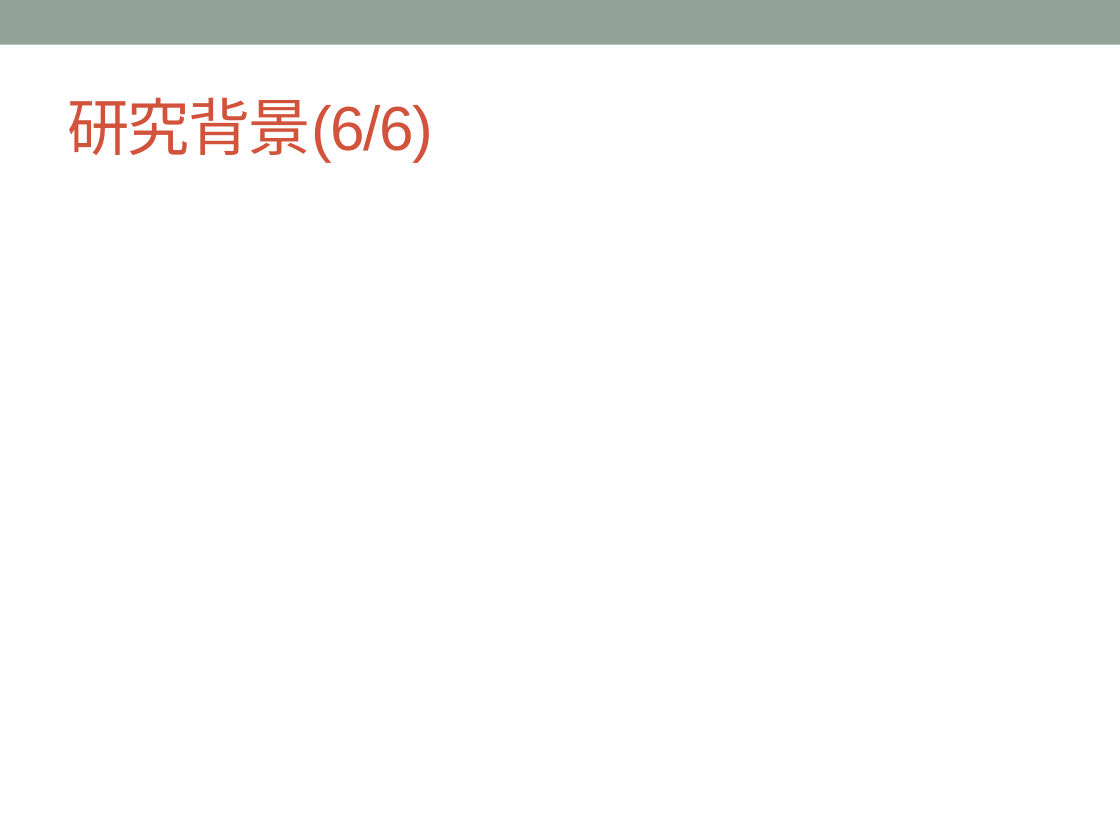
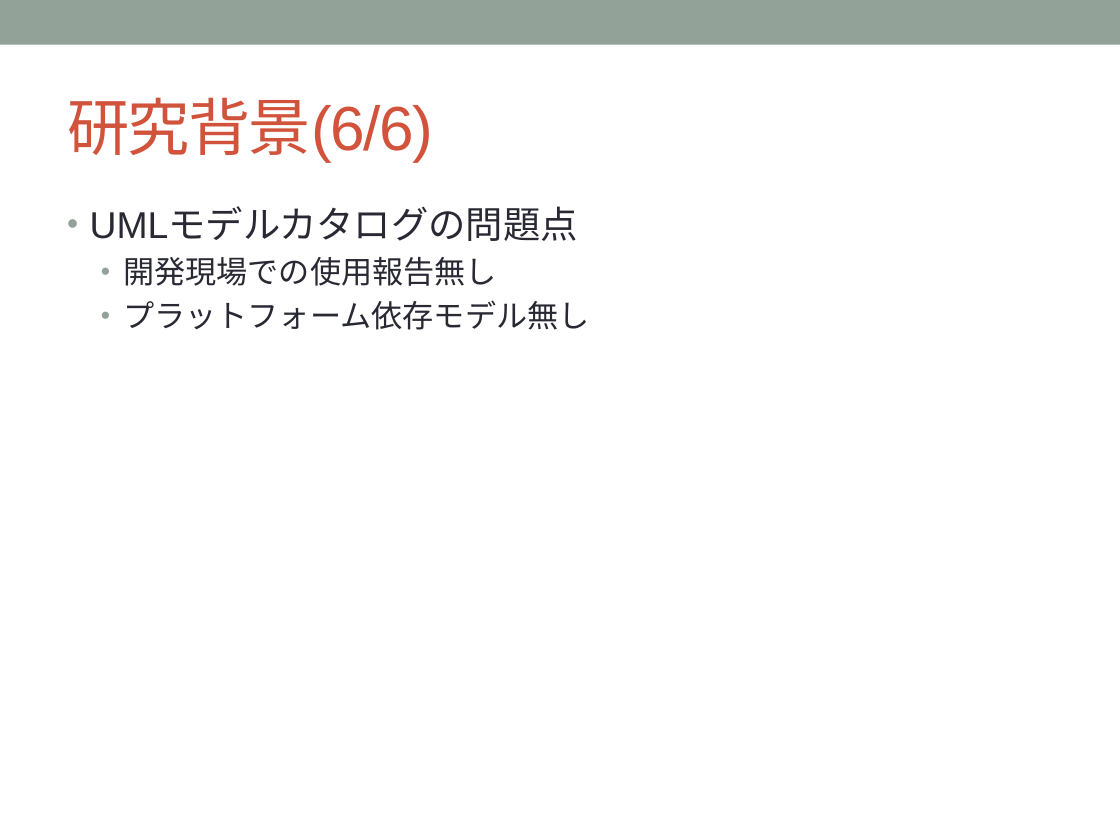
Before and after one commit to YutaNiimura/leJOS-OSEK, a slide deck: slide 8 of 中間発表関連/5I25新村祐太 中間発表スライドver0.1.pptx (slide 9 before the commit). Drawn at 1120x840 pixels with LibreOffice and Linux fonts; fonts in the diff are those of the drawing. Boxes give left, top, right and bottom in pixels: in the first picture for what was removed or moved away, otherwise in the second. Text is boxed around its words. In the diff, an @@ line names an element or a change of style, - is before the commit and + after.

```diff
--- a/中間発表関連/5I25新村祐太 中間発表スライドver0.1.pptx
+++ b/中間発表関連/5I25新村祐太 中間発表スライドver0.1.pptx
@@ text added at (x1=90, y1=209, x2=589, y2=330), 20 pt, text #292934 @@
+• UMLモデルカタログの問題点
+  • 開発現場での使用報告無し
+  • プラットフォーム依存モデル無し
```
Also in this commit, not shown: 6 other slides changed, 1 slide added, 2 slides removed, 5 other files.
